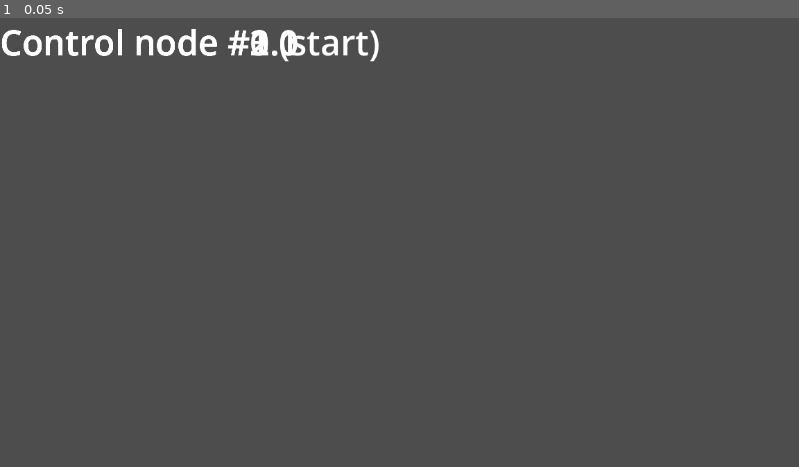
Above: before the commit, frame 1.
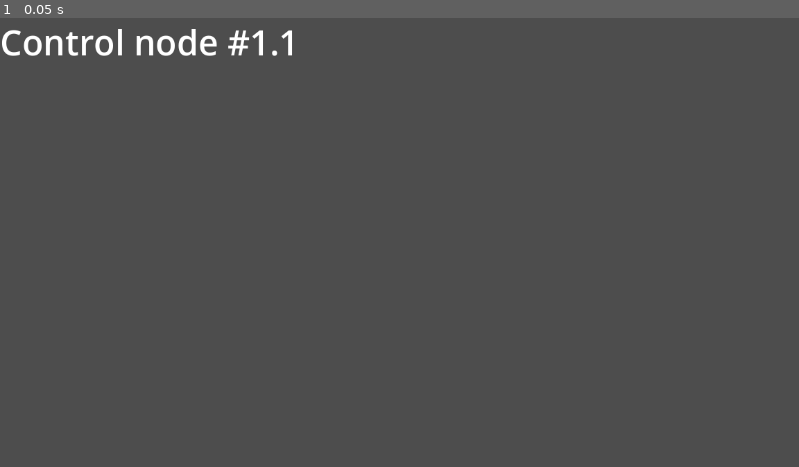
Above: after the commit, the same moment.

Repository: emil-stoykov/Godot-Graph-Menu
Game: Godot game, scene res://graph_test.tscn
The game is run twice, just before and just after one commit, with the same random seed, the same clock (stepped at 60 frames per second) and the same inputs. The project has no main scene, so this scene is started directly.
Inputs:
- Up to frame 1 (0.05 s): no input

The runs differ from the first frame. In frame 1, 0.6% of the frame differs, in the area x 0-48%, y 2-10%.

Commit message:
wrote an example script for switching between ui elements using DFS

Diff:
--- /dev/null
+++ b/graph_test.gd
@@ -0,0 +1,56 @@
+extends Control
+
+var graph = {}
+var visited = []
+
+func _ready():
+	# initialize graph
+	graph = {
+		0 : [1, 3, 5],
+		1 : [0, 2],
+		2 : [1],
+		3 : [0, 4],
+		4 : [3],
+		5 : []
+	}
+
+	# enable the first node (parent)
+	_enableNode(get_child(0))
+
+	# disable its chilren
+	for n in range(1, get_child_count()):
+		_disableNode(get_child(n))
+
+	# examples
+	_switchScreens(0, 1)
+	_switchScreens(1, 2)
+
+func _switchScreens(toDisableKey: int, toEnableKey: int):
+	_disableNode(get_child(toDisableKey)) # disable "start" node
+	visited = []
+	_findTarget(toDisableKey, toEnableKey)
+
+# dfs algorithm since gdscript doesn't have a built-in queue type and i'm too lazy to do it myself :--)
+func _findTarget(start: int, target: int):
+	if (start == target):
+		print("enabling node: " + str(target))
+		_enableNode(get_child(target))
+		return
+
+	if start in visited:
+		return
+
+	visited.append(start)
+
+	for n in graph[start]:
+		_findTarget(n, target)
+
+func _enableNode(node: Node):
+	node.visible = true
+	node.set_process(true)
+	node.set_process_input(true)
+
+func _disableNode(node: Node):
+	node.visible = false
+	node.set_process(false)
+	node.set_process_input(false)
--- a/graph_test.tscn
+++ b/graph_test.tscn
@@ -1,4 +1,6 @@
-[gd_scene format=3 uid="uid://bntb6k5gkgqq"]
+[gd_scene load_steps=2 format=3 uid="uid://bntb6k5gkgqq"]
+
+[ext_resource type="Script" path="res://graph_test.gd" id="1_d0q0i"]
 
 [node name="GraphTest" type="Control"]
 layout_mode = 3
@@ -7,8 +9,10 @@
 anchor_bottom = 1.0
 grow_horizontal = 2
 grow_vertical = 2
+script = ExtResource("1_d0q0i")
 
 [node name="Control0" type="Control" parent="."]
+visible = false
 anchors_preset = 0
 offset_right = 40.0
 offset_bottom = 40.0
